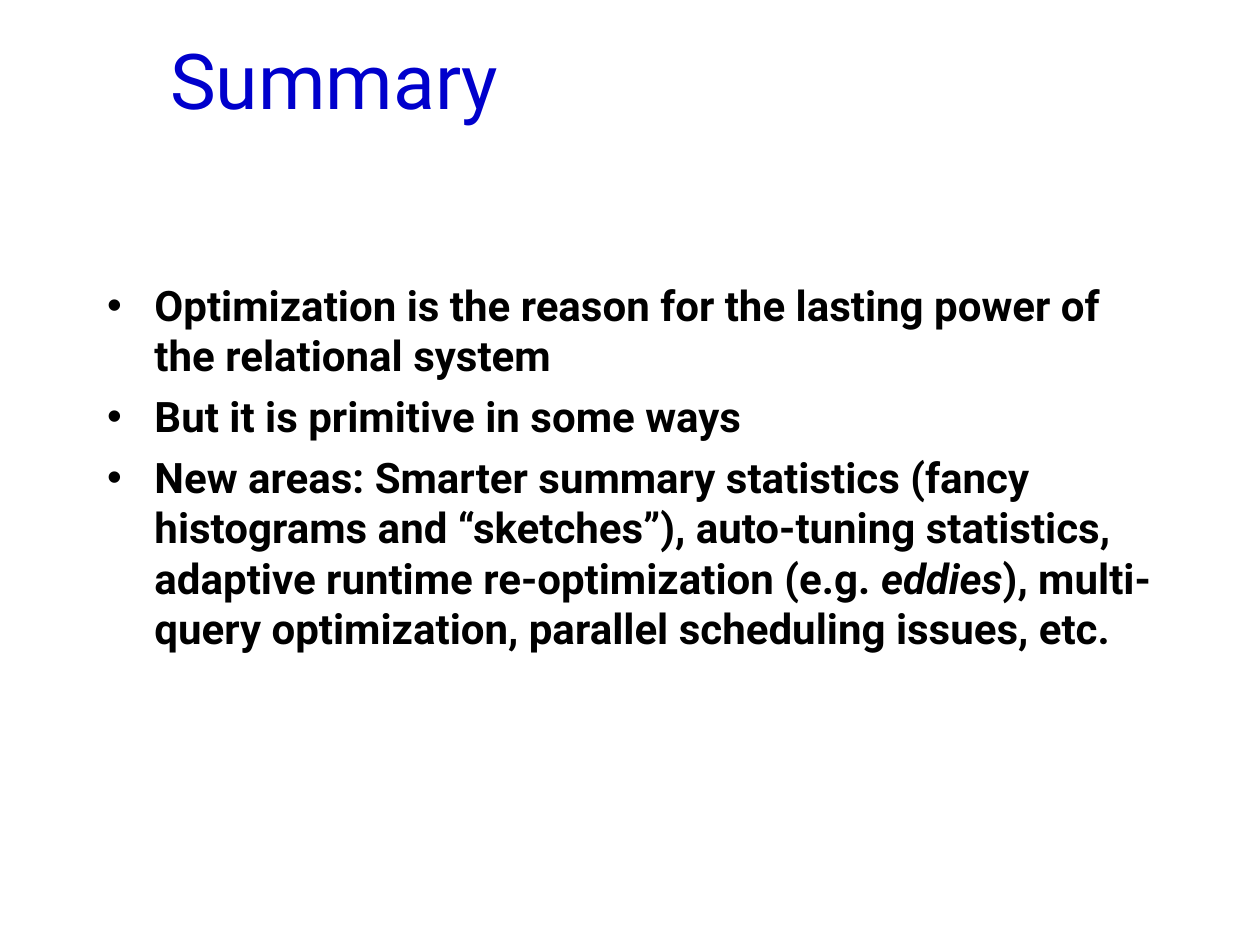
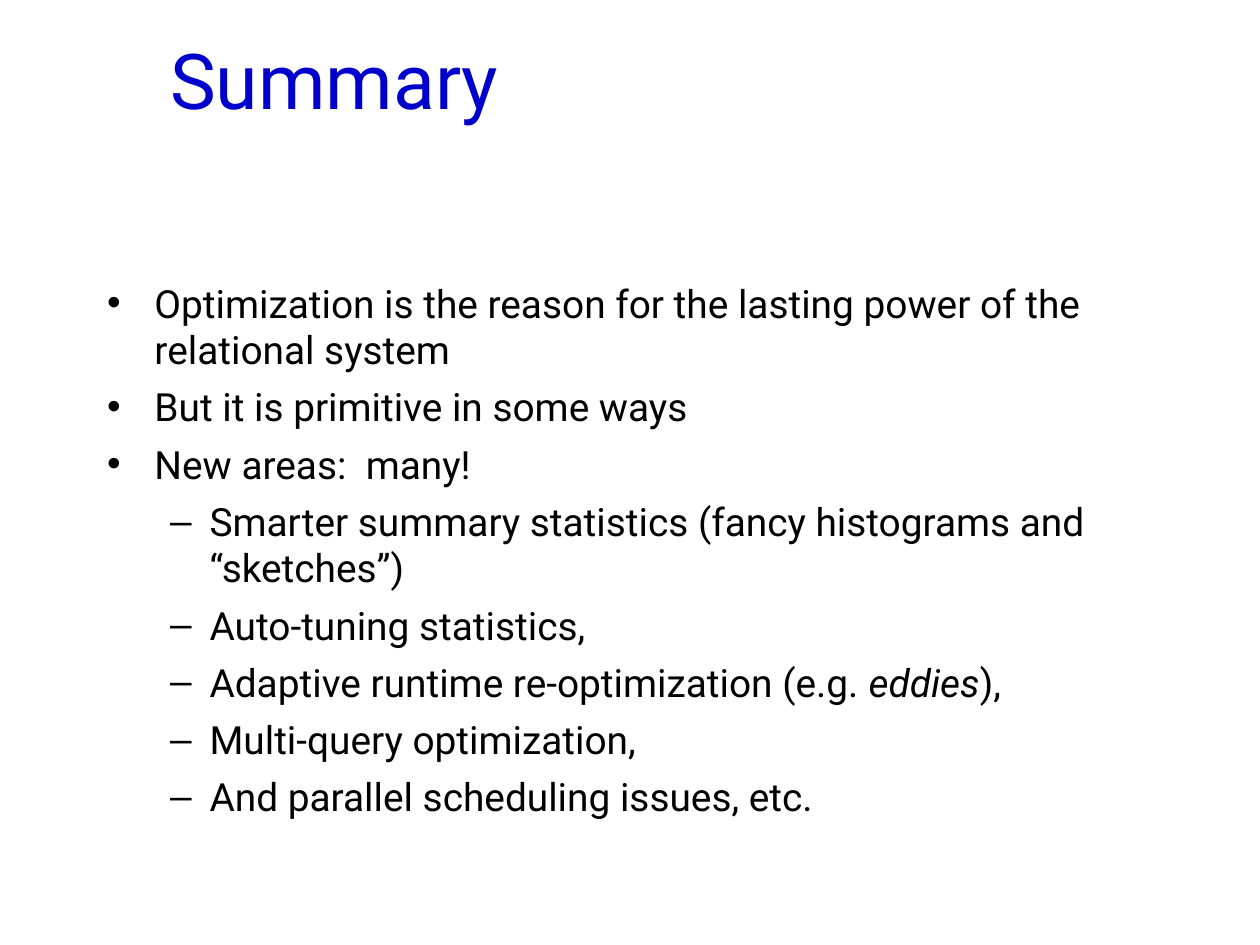
Before and after one commit to jhellerstein/cs186-09, a slide deck: slide 64 of lecs/16.QueryOpt.ppt (slide 49 before the commit). Drawn at 1260x945 pixels with LibreOffice and Linux fonts; fonts in the diff are those of the drawing; background and template pictures are left out. Boxes give left, top, right and bottom in pixels: in the first picture for what was removed or moved away, otherwise in the second. Text is boxed around its words. In the diff, an @@ line names an element or a change of style, - is before the commit and + after.

```diff
--- a/lecs/16.QueryOpt.ppt
+++ b/lecs/16.QueryOpt.ppt
@@ text at (154, 288, 1080, 430): size 24 to 22.2 pt, bold off in "Optimization is the reason for the lasting ...", "But it is primitive in some ways" @@
@@ text at (154, 451, 1084, 819): text changed; size 24 to 22.2 pt; bold off @@
-• New areas: Smarter summary statistics (fancy histograms and “sketches”), auto-tuning statistics, adaptive runtime re-optimization (e.g. eddies), multi-query optimization, parallel scheduling issues, etc.
+• New areas: many!
+  – Smarter summary statistics (fancy histograms and “sketches”)
+  – Auto-tuning statistics,
+  – Adaptive runtime re-optimization (e.g. eddies),
+  – Multi-query optimization,
+  – And parallel scheduling issues, etc.
```
Also in this commit, not shown: 13 other slides changed, 15 slides added, 1 other file.
